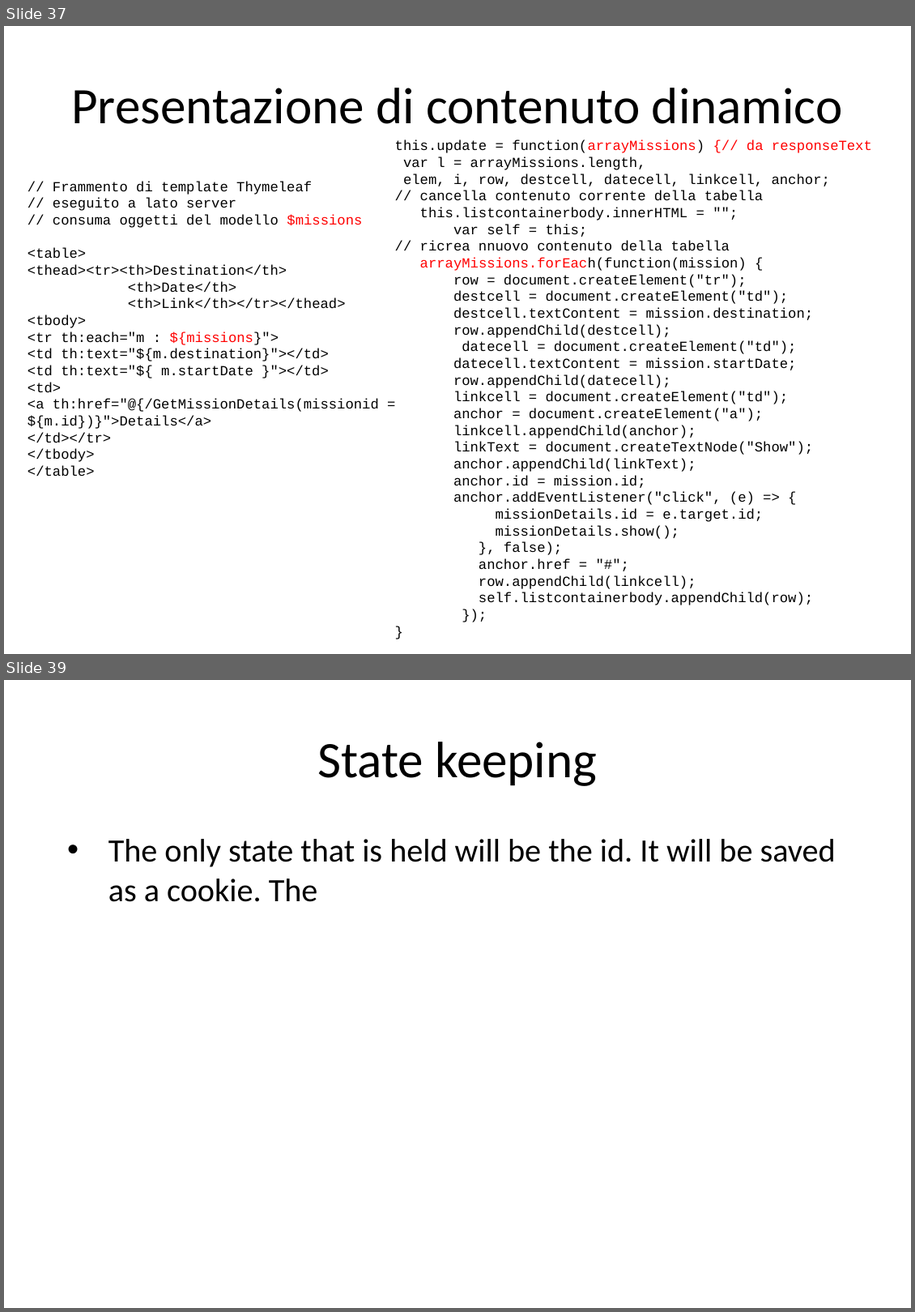
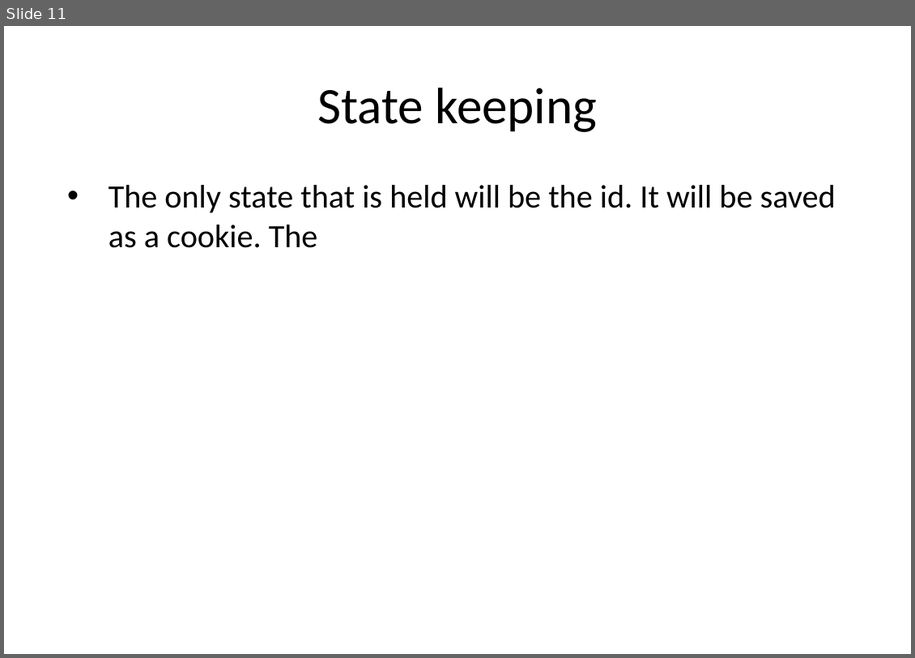
Before and after one commit to Buba98/OnlineMeetings, a slide deck: Meetings management.pptx. Shown one above the other, each under a label of ours: slides 37 and 39 before the commit, slide 11 after it; the slides between them are not shown. The pictures are 915x1312 and 915x658 pixels, drawn with LibreOffice and Linux fonts; fonts in the diff are those of the drawing. Boxes give left, top, right and bottom in pixels: in the first picture for what was removed or moved away, otherwise in the second. Text is boxed around its words. In the diff, an @@ line names an element or a change of style, - is before the commit and + after.

```diff
--- a/Meetings management.pptx
+++ b/Meetings management.pptx
@@ slide 37 removed at (4, 26, 911, 654), background #FFFFFF @@
@@ title removed at (71, 88, 842, 124) @@
-Presentazione di contenuto dinamico
@@ text removed at (395, 140, 872, 605) @@
-this.update = function(arrayMissions) {// da responseText
-var l = arrayMissions.length,
-elem, i, row, destcell, datecell, linkcell, anchor;
-// cancella contenuto corrente della tabella
-this.listcontainerbody.innerHTML = "";
-var self = this;
-// ricrea nnuovo contenuto della tabella
-arrayMissions.forEach(function(mission) {
-row = document.createElement("tr");
-destcell = document.createElement("td");
-destcell.textContent = mission.destination;
-row.appendChild(destcell);
-datecell = document.createElement("td");
-datecell.textContent = mission.startDate;
-row.appendChild(datecell);
-linkcell = document.createElement("td");
-anchor = document.createElement("a");
-linkcell.appendChild(anchor);
-linkText = document.createTextNode("Show");
-anchor.appendChild(linkText);
-anchor.id = mission.id;
-anchor.addEventListener("click", (e) => {
-missionDetails.id = e.target.id;
-missionDetails.show();
-}, false);
-anchor.href = "#";
-row.appendChild(linkcell);
-self.listcontainerbody.appendChild(row);
-});
-}
@@ text removed at (27, 181, 379, 476) @@
-// Frammento di template Thymeleaf
-// eseguito a lato server
-// consuma oggetti del modello $missions
-<table>
-<thead><tr><th>Destination</th>
-<th>Date</th>
-<th>Link</th></tr></thead>
-<tbody>
-<tr th:each="m : ${missions}">
-<td th:text="${m.destination}"></td>
-<td th:text="${ m.startDate }"></td>
-<td>
-<a th:href="@{/GetMissionDetails(missionid = ${m.id})}">Details</a>
-</td></tr>
-</tbody>
-</table>
@@ what was slide 39 is now slide 11 @@
```
Also in this commit, not shown: 3 slides changed, 27 other slides removed, 5 other files.
